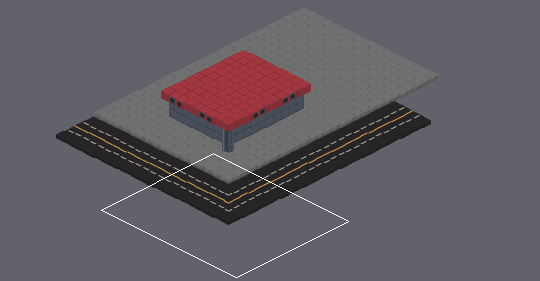
Tiled map, stored at data/tiled/level1.tmx. The picture above shows the old version from afar; the outline marks the close-up.
Close-up. Before the edit:
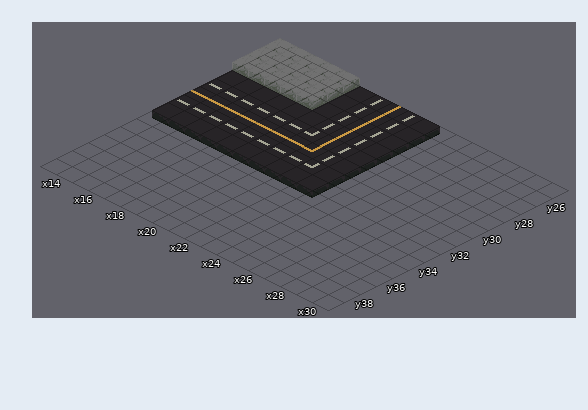
Cells are 32x16 px. Isometric: x runs down to the right, y down to the left. Shown: x 13..30, y 25..39. The commit also changed other parts of the map, which this record leaves out.
After the commit:
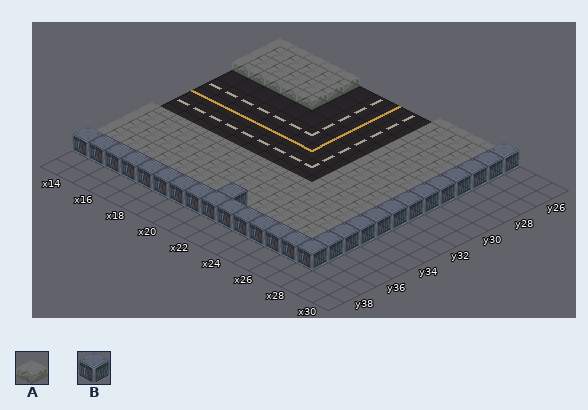
Key: from "cyberstreets": A 18, B 37.
_ is an empty cell.
The edit:
Changed rows in their new state; . is an unchanged cell.
Layer "ground":
first column x 13:
25 ..........AAAA
26 ..........AAAA
27 ..........AAAA
28 ..........AAAA
29 ..........AAAA
30 ..........AAAA
31 ..........AAAA
32 ..........AAAA
33 AAAAAAAAAAAAAA
34 AAAAAAAAAAAAAA
35 AAAAAAAAAAAAAA
36 AAAAAAAAAAAAAA
Layer "1f":
first column x 13:
25 ..............B
26 ..............B
27 ..............B
28 ..............B
29 ..............B
30 ..............B
31 ..............B
32 ..............B
33 ..............B
34 ..............B
35 ..............B
36 ........B.....B
37 BBBBBBBBBBBBBBB
